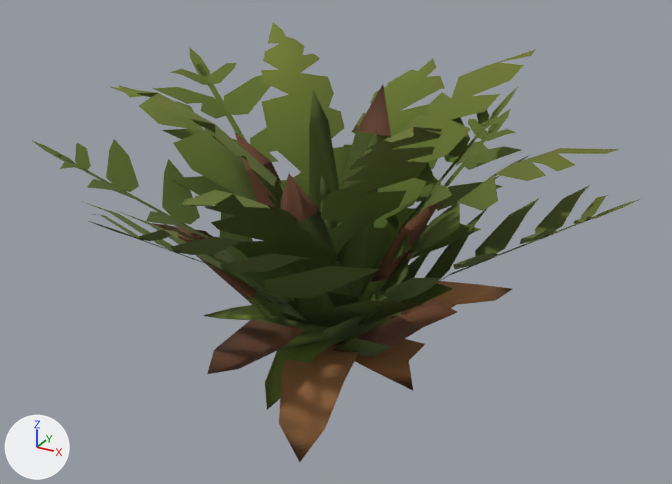
The glTF model assets/nature/glb/g_fern.glb: old version first, new version second.
Rendered twice from a 50 mm lens placed at (1.115, -2.032, 1.3), pointed at (0.047, -0.092, 0.33). Arrows for +X, +Y and +Z are at lower left; the lights stay in place. The first picture is the older version. Vertices at exactly the same position are counted once.

Names of what the first picture shows: 'v0', 'v1', 'v2', 'v3'.
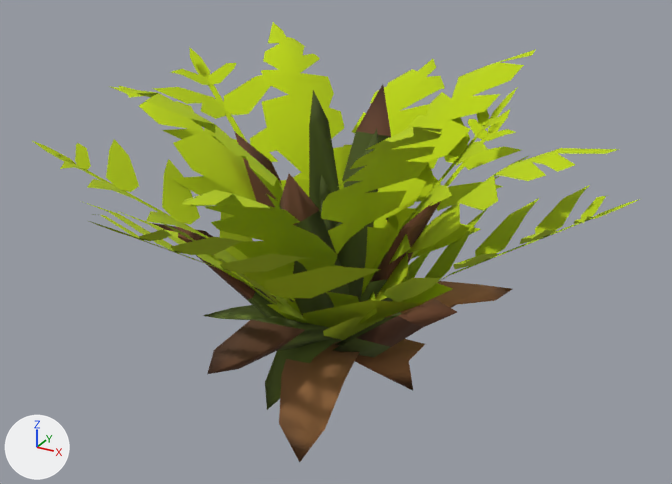
Pixel boxes [x1, y1, x2, y2] of what changed, in the pictures (672 x 484 px):
'v1', surface changed (lighter): [109, 22, 620, 325] in both
'v0', surface changed: [31, 47, 640, 340] in both
'v2', surface changed, shading changed, recoloured: [152, 85, 455, 364] in both

What changed in the scene script:
```text
Change mat_polyfoliage_v01_a_wind:
    remove mat_polyfoliage_v01_a_wind.texture = img_foliage_a_jpg
    add mat_polyfoliage_v01_a_wind.base_color = (0.494, 0.651, 0.0)  # yellow #bbd300
Change mat_polyshader_v15_a_wind:
    remove n2 = _N.new('ShaderNodeTexImage'); n2.name = 'Image Texture'
    remove n2.image = img_atlas_a_png
    remove n2.extension = 'EXTEND'
    add n3 = _N.new('ShaderNodeVertexColor'); n3.name = 'Color Attribute'
    where n0 = _N.new('ShaderNodeBsdfPrincipled'); n0.name = 'Principled BSDF'
    remove _L.new(n2.outputs[0], n0.inputs[0])  # 'Color' to 'Base Color'
    add _L.new(n3.outputs[0], n0.inputs[0])  # 'Color' to 'Base Color'
Change me_bush_fern_generic_mature_b:
    where me_bush_fern_generic_mature_b.from_pydata(...)  # 304 vertices, 296 faces; spans x -0.689..0.705, y -0.708..0.703, z -0.05..0.777
    used by ob_v1; location = (0.0, 0.0, 0.0)
    me_bush_fern_generic_mature_b part 1: texture (UV) coordinates changed
Change me_bush_aloevera_generic_mature_a:
    where me_bush_aloevera_generic_mature_a.from_pydata(...)  # 201 vertices, 338 faces; spans x -0.529..0.454, y -0.598..0.584, z -0.023..0.693
    used by ob_v2; location = (0.0, 0.0, 0.0)
    me_bush_aloevera_generic_mature_a part 2: its shading normals changed
    me_bush_aloevera_generic_mature_a part 3: texture (UV) coordinates changed
    me_bush_aloevera_generic_mature_a part 4: vertex colours changed
Change me_bush_aloevera_generic_sapling_a:
    where me_bush_aloevera_generic_sapling_a.from_pydata(...)  # 155 vertices, 258 faces; spans x -0.399..0.307, y -0.419..0.404, z -0.016..0.467
    used by ob_v3; location = (0.0, 0.0, 0.0)
    me_bush_aloevera_generic_sapling_a part 5: texture (UV) coordinates changed
```
